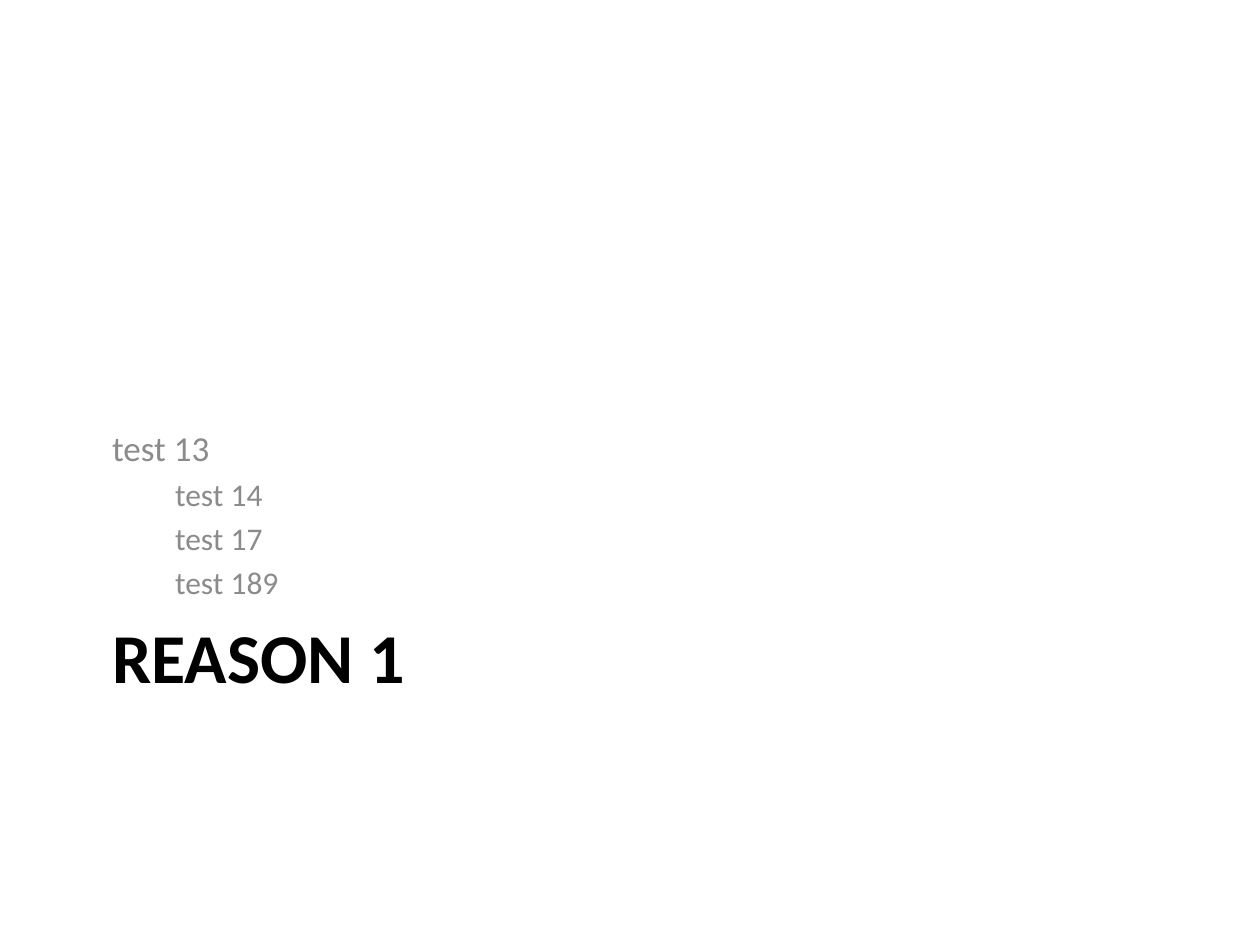
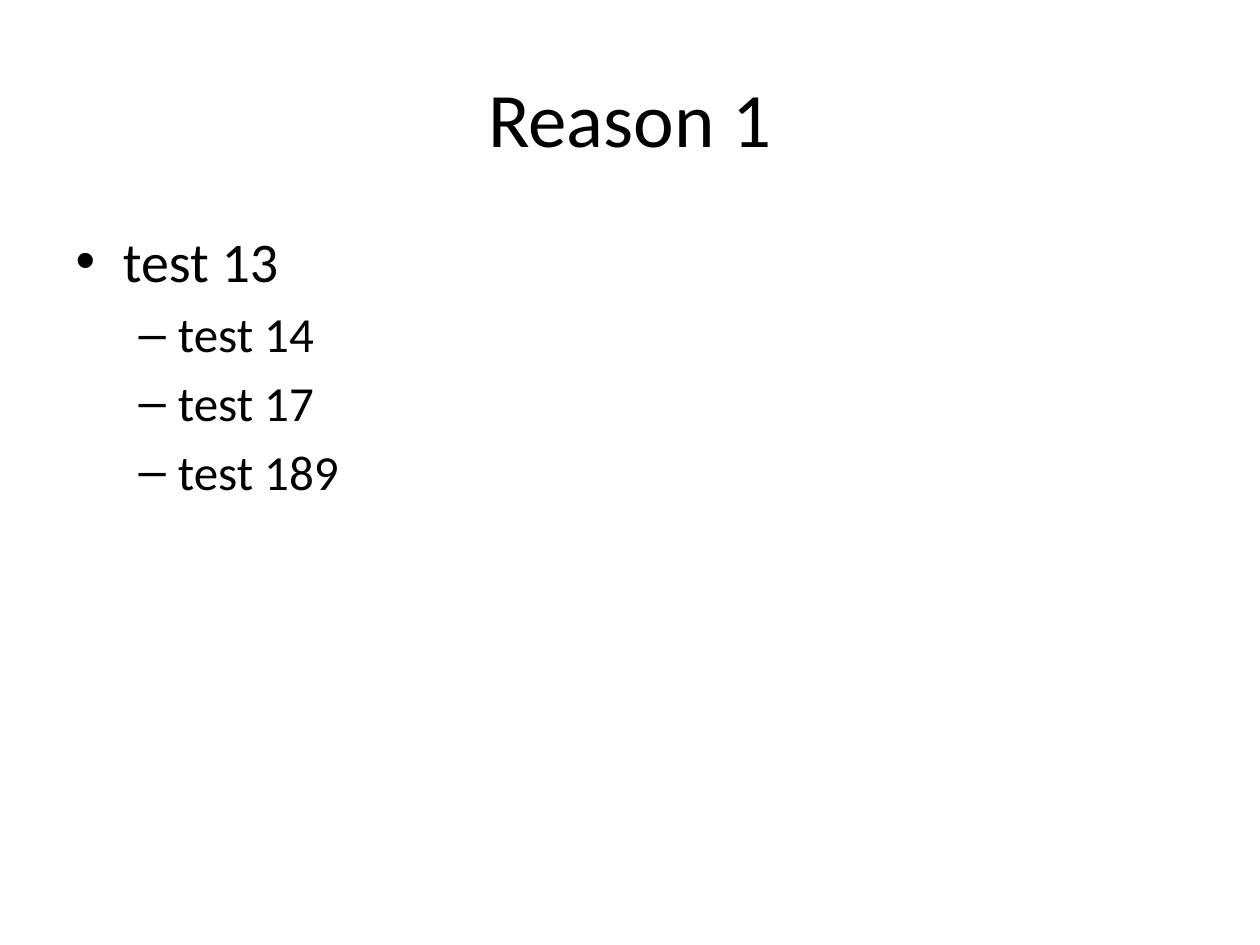
Before and after one commit to chrismjacobs/lms-master, a slide deck: slide 3 of ChrisND.pptx. Drawn at 1260x945 pixels with LibreOffice and Linux fonts; fonts in the diff are those of the drawing. Boxes give left, top, right and bottom in pixels: in the first picture for what was removed or moved away, otherwise in the second. Text is boxed around its words. In the diff, an @@ line names an element or a change of style, - is before the commit and + after.

```diff
--- a/ChrisND.pptx
+++ b/ChrisND.pptx
@@ title "Reason 1" at bbox=[488, 97, 771, 148]: vertical alignment top to middle @@
@@ title at bbox=[488, 97, 771, 148]: text changed; size 40 to 44 pt; bold off @@
-REASON 1
+Reason 1
@@ text "test 13": place and size @@
-text "test 13" at bbox=[112, 438, 279, 594]
+text "test 13" at bbox=[123, 245, 338, 491]
@@ text "test 13" at bbox=[123, 245, 338, 491]: size 20 to 32 pt in "test 13"; text colour #8C8C8C to #000000; size 18 to 28 pt in "test 14", "test 17", "test 189"; bullet none to •; more space between paragraphs; bullet none to –; vertical alignment bottom to top @@
```
Also in this commit, not shown: 2 other slides changed, 2 slides added, 1 slide removed, 5 other files.
